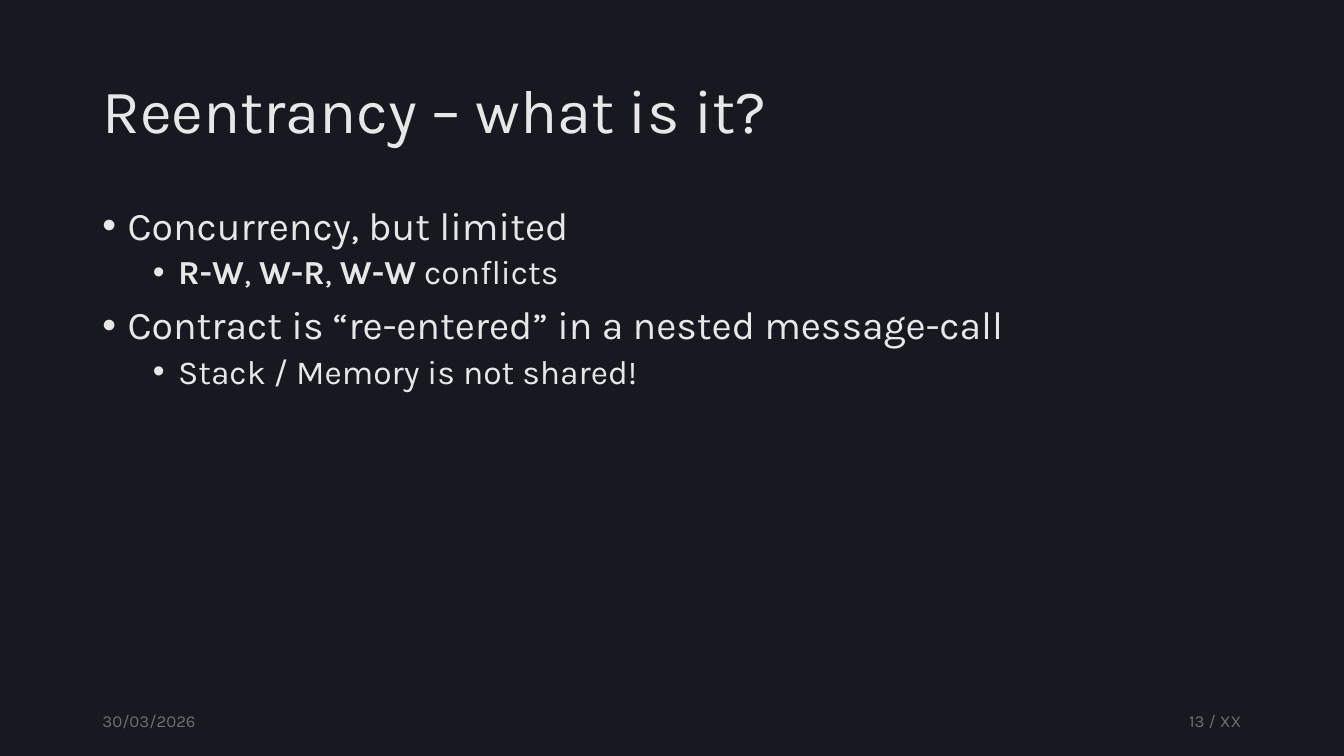
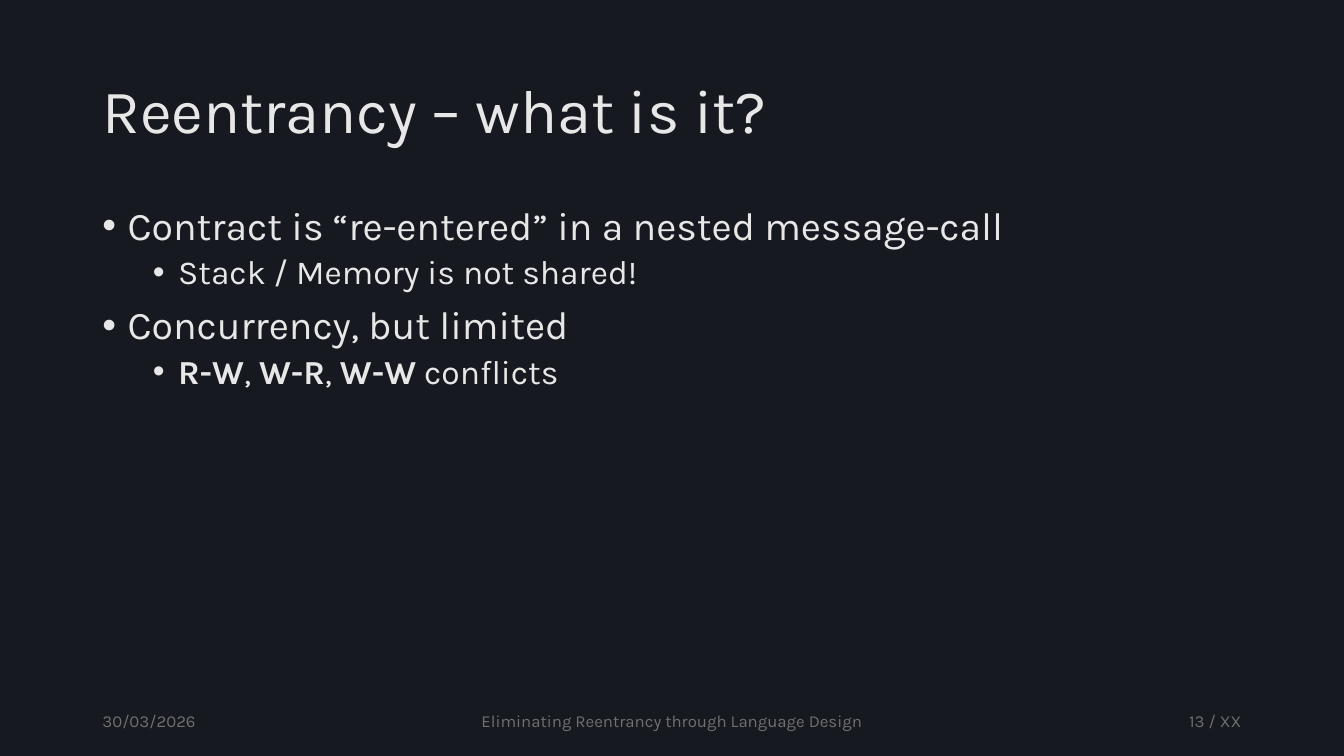
Before and after one commit to tzann/thesis, a slide deck: slide 13 of doc/presentation/Thesis.pptx. Drawn at 1344x756 pixels with LibreOffice and Linux fonts; fonts in the diff are those of the drawing. Boxes give left, top, right and bottom in pixels: in the first picture for what was removed or moved away, otherwise in the second. Text is boxed around its words. In the diff, an @@ line names an element or a change of style, - is before the commit and + after.

```diff
--- a/doc/presentation/Thesis.pptx
+++ b/doc/presentation/Thesis.pptx
@@ text at box(128, 213, 1003, 293): paragraphs added @@
+• Contract is “re-entered” in a nested message-call
+  • Stack / Memory is not shared!
@@ text at box(128, 312, 1003, 393): paragraphs removed @@
-• Contract is “re-entered” in a nested message-call
-  • Stack / Memory is not shared!
@@ text added at box(481, 715, 862, 731), 12 pt, text #707070 @@
+Eliminating Reentrancy through Language Design
```
Also in this commit, not shown: 47 other slides changed, 5 slides added, 4 slides removed.
